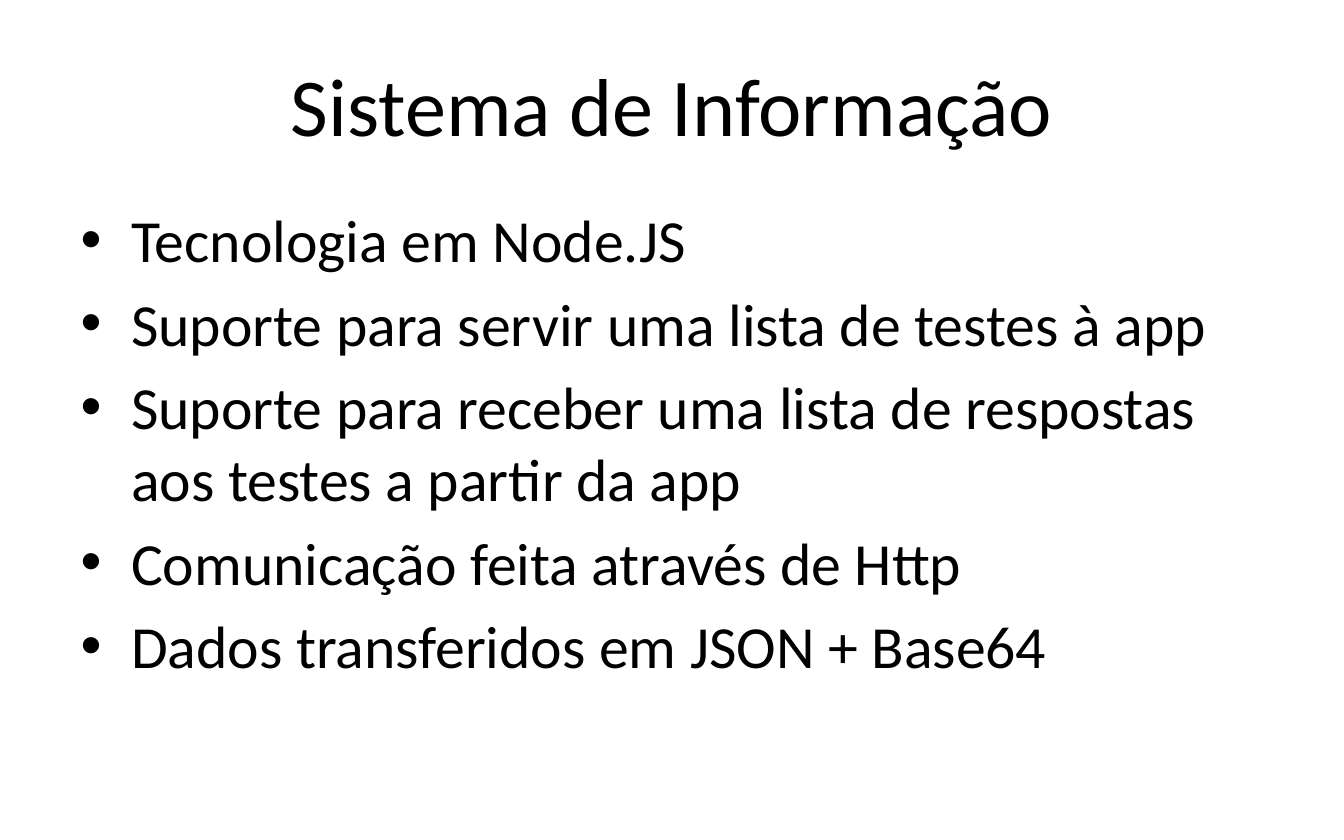
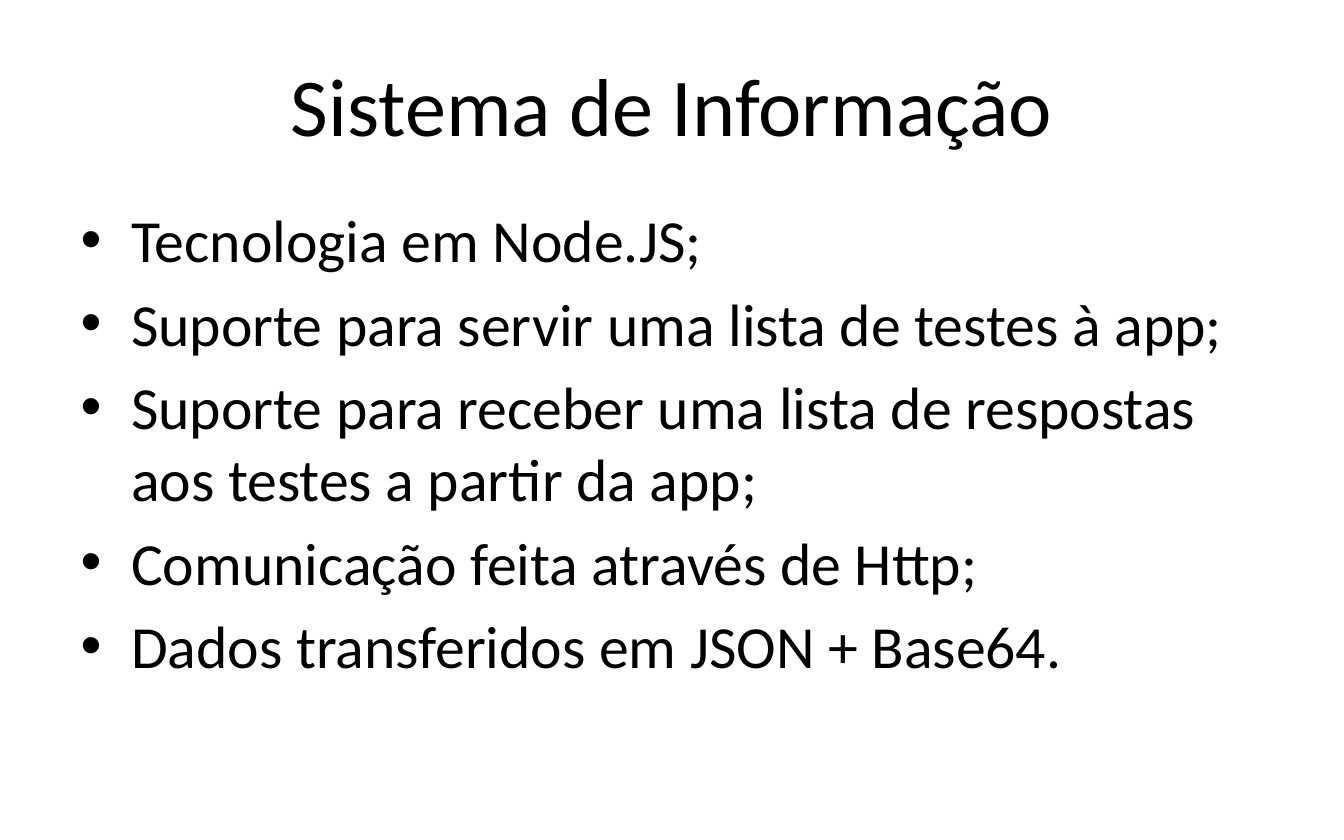
Before and after one commit to iptomar/letrinhas_si, a slide deck: slide 12 of Apresentacoes/v01.pptx. Drawn at 1344x840 pixels with LibreOffice and Linux fonts; fonts in the diff are those of the drawing; background and template pictures are left out. Boxes give left, top, right and bottom in pixels: in the first picture for what was removed or moved away, otherwise in the second. Text is boxed around its words. In the diff, an @@ line names an element or a change of style, - is before the commit and + after.

```diff
--- a/Apresentacoes/v01.pptx
+++ b/Apresentacoes/v01.pptx
@@ text at [131,220,1221,669]: text changed @@
-• Tecnologia em Node.JS
-• Suporte para servir uma lista de testes à app
-• Suporte para receber uma lista de respostas aos testes a partir da app
-• Comunicação feita através de Http
-• Dados transferidos em JSON + Base64
+• Tecnologia em Node.JS;
+• Suporte para servir uma lista de testes à app;
+• Suporte para receber uma lista de respostas aos testes a partir da app;
+• Comunicação feita através de Http;
+• Dados transferidos em JSON + Base64.
```
Also in this commit, not shown: 10 other slides changed, 6 slides added.
